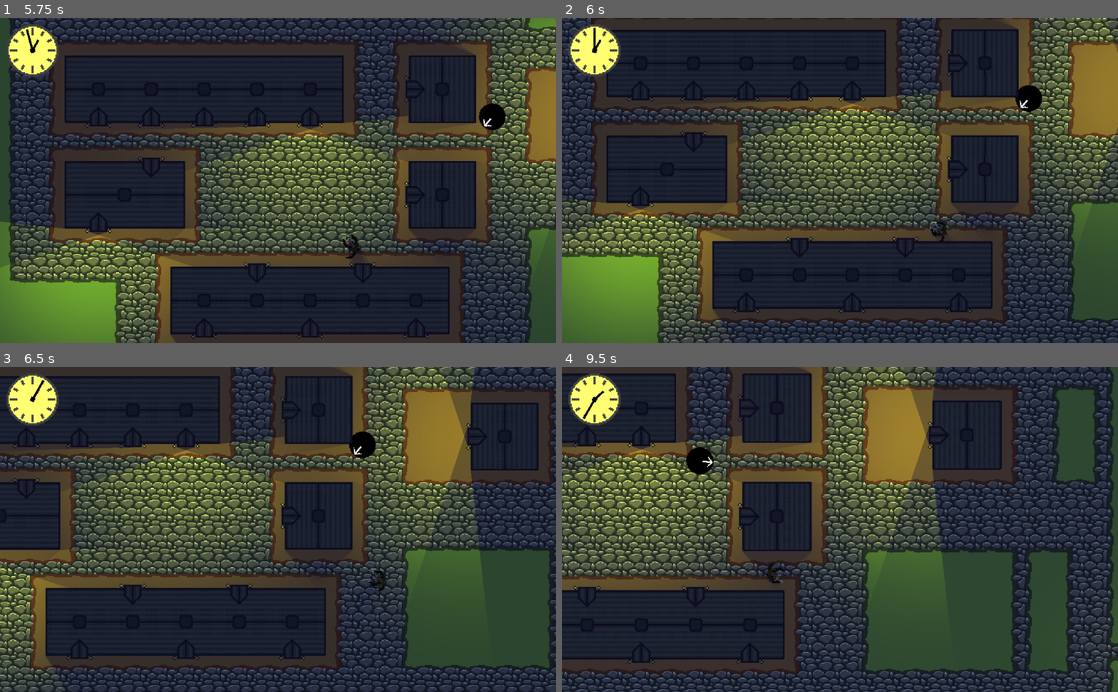
Above: before the commit, frames 1-4 (two rows, left to right).
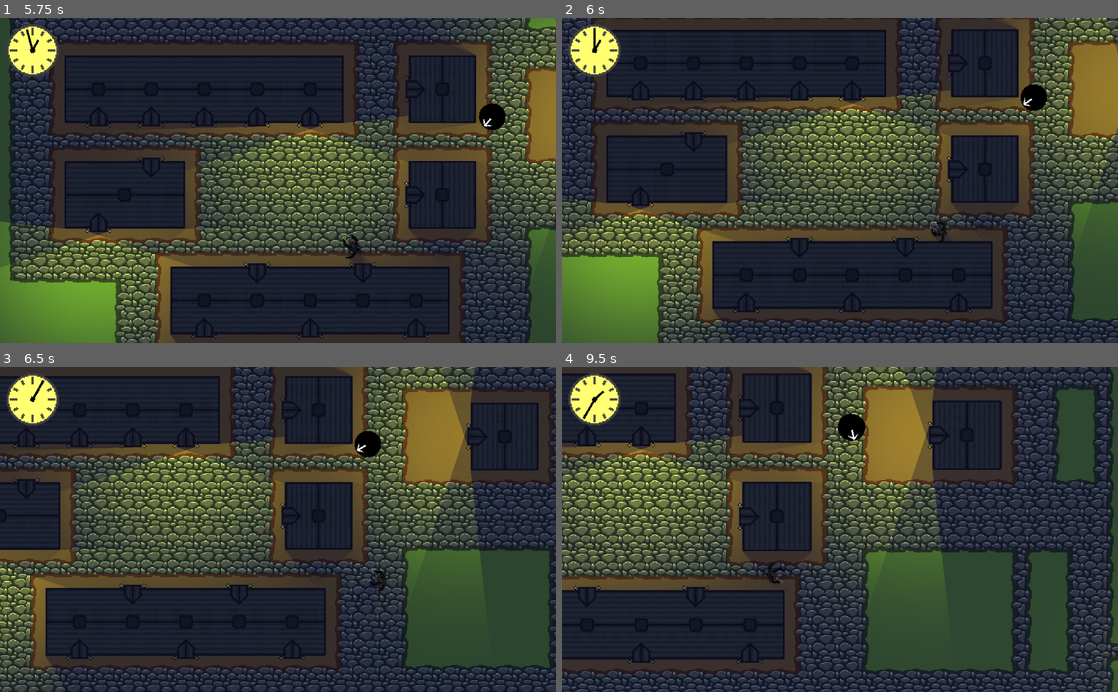
Above: after the commit, the same moments.

Repository: marc-hugh-tom/game-off-2020
Game: Godot game, scene res://nodes/PlayState.tscn
Two runs of this game, one before a commit and one after it. Both use one fixed random seed, a clock stepped at 60 frames per second and the inputs below.
Inputs (mouse positions are in pixels of both pictures, inside the frame that each line leads up to):
- Up to frame 1 (5.75 s): move the mouse to (400, 164) at 0.52 s; press the mouse at (400, 164) at 0.53 s; hold D (right) 0.53-1.28 s; move the mouse to (166, 196) at 1.27 s; release the mouse at (166, 196) at 1.28 s; hold S (down) 1.28-2.03 s; right-click (166, 196) at 1.35 s; move the mouse to (333, 109) at 2.02 s; press the mouse at (333, 109) at 2.03 s; hold D (right) 2.03-2.78 s; move the mouse to (250, 245) at 2.77 s; release the mouse at (250, 245) at 2.78 s; hold W (up) 2.78-3.53 s; right-click (250, 245) at 2.85 s; move the mouse to (444, 229) at 3.52 s; press the mouse at (444, 229) at 3.53 s; hold A (left) 3.53-5.03 s; move the mouse to (111, 131) at 4.27 s; release the mouse at (111, 131) at 4.28 s; right-click (111, 131) at 4.35 s; move the mouse to (305, 180) at 5.02 s; press the mouse at (305, 180) at 5.03 s; hold S (down) from 5.03 s (still down)
- Up to frame 2 (6 s): move the mouse to (756, 99) at 5.77 s; release S (down) at 5.78 s; release the mouse at (756, 99) at 5.78 s; hold D (right) from 5.78 s (still down); right-click (756, 99) at 5.85 s
- Up to frame 3 (6.5 s): keep holding D (right)
- Up to frame 4 (9.5 s): move the mouse to (962, 513) at 6.52 s; release D (right) at 6.53 s; press the mouse at (962, 513) at 6.53 s; hold W (up) 6.53-7.28 s; move the mouse to (728, 545) at 7.27 s; release the mouse at (728, 545) at 7.28 s; hold D (right) 7.28-8.03 s; right-click (728, 545) at 7.35 s; move the mouse to (895, 458) at 8.02 s; press the mouse at (895, 458) at 8.03 s; hold S (down) 8.03-8.78 s; move the mouse to (812, 594) at 8.77 s; release the mouse at (812, 594) at 8.78 s; hold A (left) from 8.78 s (still down); right-click (812, 594) at 8.85 s

Frame 1 is identical in both runs. In frame 2, 0.2% of the frame differs, in the area x 81-88%, y 20-29%; in frame 3, 0.2%; in frame 4, 0.7%, in the area x 22-55%, y 14-34%.

Commit message:
Handle attack with AnimationPlayer

Diff:
--- a/nodes/Werewolf.tscn
+++ b/nodes/Werewolf.tscn
@@ -97,6 +97,18 @@
 "update": 1,
 "values": [ 0, 1, 2, 3, 4, 5, 6 ]
 }
+tracks/2/type = "value"
+tracks/2/path = NodePath("ClawsArea/ClawsCollision:disabled")
+tracks/2/interp = 1
+tracks/2/loop_wrap = true
+tracks/2/imported = false
+tracks/2/enabled = true
+tracks/2/keys = {
+"times": PoolRealArray( 0, 0.1, 0.2, 0.3, 0.4, 0.5, 0.6 ),
+"transitions": PoolRealArray( 1, 1, 1, 1, 1, 1, 1 ),
+"update": 1,
+"values": [ true, true, true, false, false, false, true ]
+}
 
 [sub_resource type="Animation" id=6]
 resource_name = "idle"
@@ -157,6 +169,10 @@
 "values": [ 0, 1, 2, 3, 4, 5, 6, 7 ]
 }
 
+[sub_resource type="CapsuleShape2D" id=8]
+radius = 6.01207
+height = 12.1607
+
 [node name="Werewolf" type="KinematicBody2D"]
 use_parent_material = true
 script = ExtResource( 1 )
@@ -178,6 +194,7 @@
 rotation = -1.5708
 frames = SubResource( 3 )
 animation = "attack"
+frame = 6
 
 [node name="Camera2D" type="Camera2D" parent="."]
 current = true
@@ -194,3 +211,15 @@
 anims/attack = SubResource( 5 )
 anims/idle = SubResource( 6 )
 anims/walk = SubResource( 7 )
+
+[node name="ClawsArea" type="Area2D" parent="."]
+collision_layer = 4
+collision_mask = 2147483648
+
+[node name="ClawsCollision" type="CollisionShape2D" parent="ClawsArea"]
+position = Vector2( 1.17984, -10.0287 )
+rotation = 1.5708
+shape = SubResource( 8 )
+disabled = true
+[connection signal="area_entered" from="ClawsArea" to="." method="_on_ClawsArea_area_entered"]
+[connection signal="body_entered" from="ClawsArea" to="." method="_on_ClawsArea_body_entered"]
--- a/nodes/villager/Villager.gd
+++ b/nodes/villager/Villager.gd
@@ -261,3 +261,6 @@
 	if new_rotation < -TWO_PI:
 		new_rotation += TWO_PI
 	rotation = new_rotation
+
+func hurt():
+	print("OW!")
--- a/nodes/villager/Villager.tscn
+++ b/nodes/villager/Villager.tscn
@@ -9,9 +9,12 @@
 [ext_resource path="res://nodes/villager/actions/Investigate.tscn" type="PackedScene" id=7]
 
 [sub_resource type="CircleShape2D" id=1]
-radius = 8.0
+radius = 18.0
 
-[node name="Villager" type="KinematicBody2D"]
+[node name="Villager" type="KinematicBody2D" groups=[
+"Victim",
+]]
+collision_mask = 5
 script = ExtResource( 1 )
 exported_emotion_intensity = {
 "FATIGUE": 0,
--- a/project.godot
+++ b/project.godot
@@ -66,6 +66,10 @@
  ]
 }
 
+[layer_names]
+
+2d_physics/layer_3="WerewolfClaws"
+
 [rendering]
 
 quality/driver/driver_name="GLES2"
--- a/scripts/Werewolf.gd
+++ b/scripts/Werewolf.gd
@@ -68,3 +68,8 @@
 func set_camera_scale(new_scale):
 	for margin in [MARGIN_BOTTOM, MARGIN_LEFT, MARGIN_RIGHT, MARGIN_TOP]:
 		$Camera2D.set_drag_margin(margin, new_scale)
+
+func _on_ClawsArea_body_entered(body):
+	print("gotcha")
+	if body.is_in_group("Victim"):
+		body.hurt()
Not shown: 1 places in nodes/Werewolf.tscn that only renumber resources
